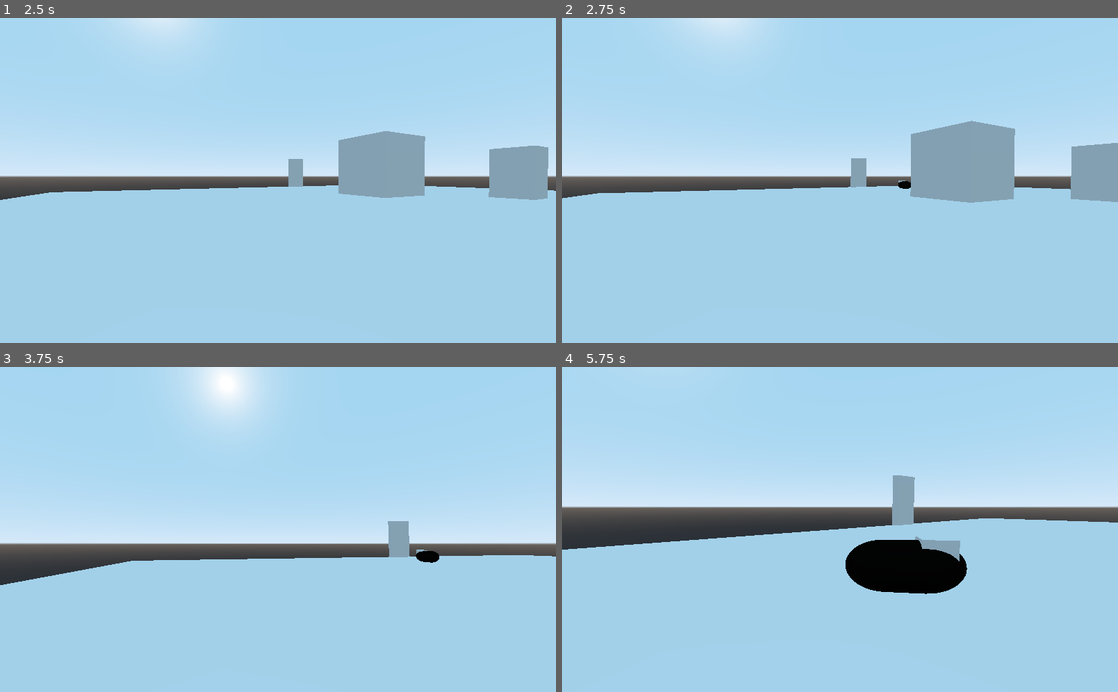
Above: before the commit, frames 1-4 (two rows, left to right).
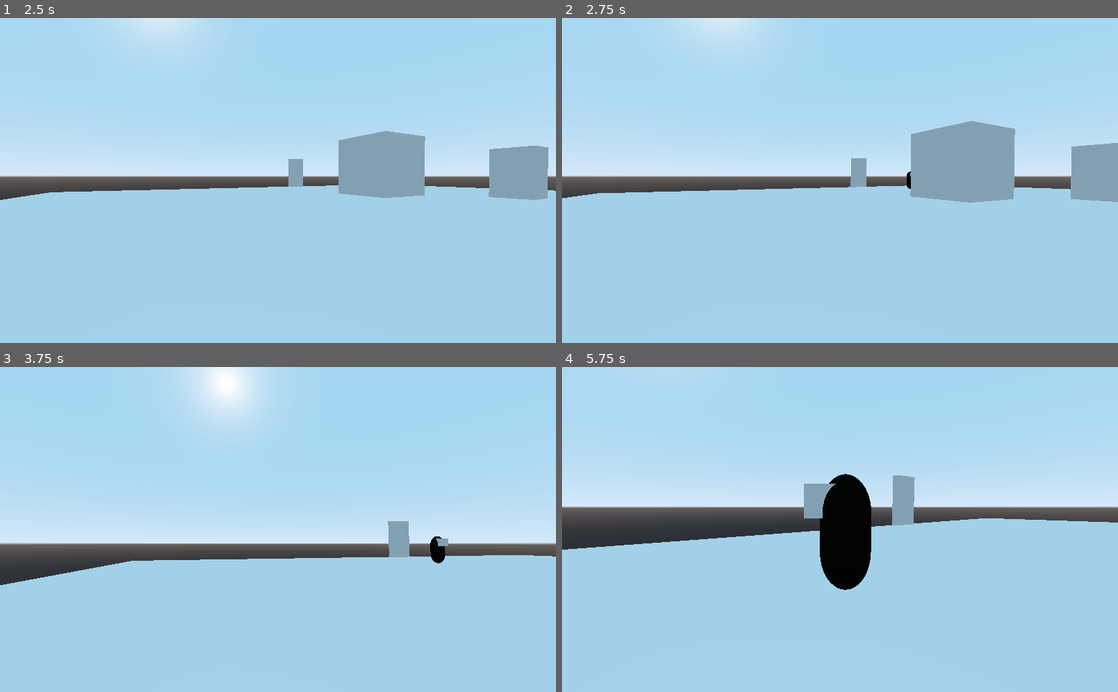
Above: after the commit, the same moments.

Repository: Xwilarg/EscapeTheCrunch
Game: Godot game, scene res://Resources/Scenes/FPSController.tscn
The game is run twice, just before and just after one commit, with the same random seed, the same clock (stepped at 60 frames per second) and the same inputs.
Inputs (mouse positions are in pixels of both pictures, inside the frame that each line leads up to):
- Up to frame 1 (2.5 s): click (278, 138) at 0.52 s; type "12" at 0.6 s; click (278, 154) at 0.75 s; type "12" at 0.83 s; click "Host" at 1.25 s; tap Enter at 2 s; move the mouse to (305, 180) at 2.02 s; hold W (move_forward) from 2.03 s (still down); hold E (action) from 2.03 s (still down)
- Up to frame 2 (2.75 s): keep holding W (move_forward); keep holding E (action)
- Up to frame 3 (3.75 s): keep holding W (move_forward); move the mouse to (250, 529) at 2.77 s; release E (action) at 2.78 s; tap E (action) at 2.85 s; move the mouse to (289, 523) at 3.52 s; hold E (action) from 3.53 s (still down)
- Up to frame 4 (5.75 s): keep holding W (move_forward); move the mouse to (834, 536) at 4.27 s; release E (action) at 4.28 s; tap E (action) at 4.35 s; move the mouse to (878, 532) at 5.02 s; hold E (action) from 5.03 s (still down)

Frame 1 is identical in both runs. In frame 2, less than 0.1% of the frame differs, in the area x 60-63%, y 47-53%; in frame 3, 0.3%; in frame 4, 5.5%, in the area x 43-73%, y 32-70%.

Commit message:
Update Boss.tscn

Diff:
--- a/Resources/Scenes/Boss.tscn
+++ b/Resources/Scenes/Boss.tscn
@@ -13,22 +13,22 @@
 size = Vector3( 0.5, 0.5, 0.5 )
 
 [node name="Boss" type="KinematicBody"]
-transform = Transform( 1, 0, 0, 0, -4.37114e-08, -1, 0, 1, -4.37114e-08, 0, 0, 0 )
 script = ExtResource( 1 )
 
 [node name="CollisionShape" type="CollisionShape" parent="."]
-transform = Transform( 0.4, 0, 0, 0, 0.4, 0, 0, 0, 0.6, 0, 0, -0.9 )
+transform = Transform( 0.4, 0, 0, 0, -1.74846e-08, -0.6, 0, 0.4, -2.62268e-08, 0, 0.9, 0 )
 shape = SubResource( 4 )
 
 [node name="MeshInstance" type="MeshInstance" parent="CollisionShape"]
 mesh = SubResource( 5 )
 material/0 = SubResource( 6 )
 
+[node name="MeshInstance2" type="MeshInstance" parent="CollisionShape"]
+transform = Transform( 2.5, 0, 0, 0, -1.09278e-07, 2.5, 0, -1.66667, -7.28523e-08, 0, 0.844861, -0.816578 )
+mesh = SubResource( 7 )
+skeleton = NodePath("../..")
+
 [node name="NavigationAgent" type="NavigationAgent" parent="."]
 
 [node name="RayCast" type="RayCast" parent="."]
 enabled = true
-
-[node name="MeshInstance" type="MeshInstance" parent="."]
-transform = Transform( 1, 0, 0, 0, 1, 0, 0, 0, 1, 0, 0.190304, -1.36163 )
-mesh = SubResource( 7 )
